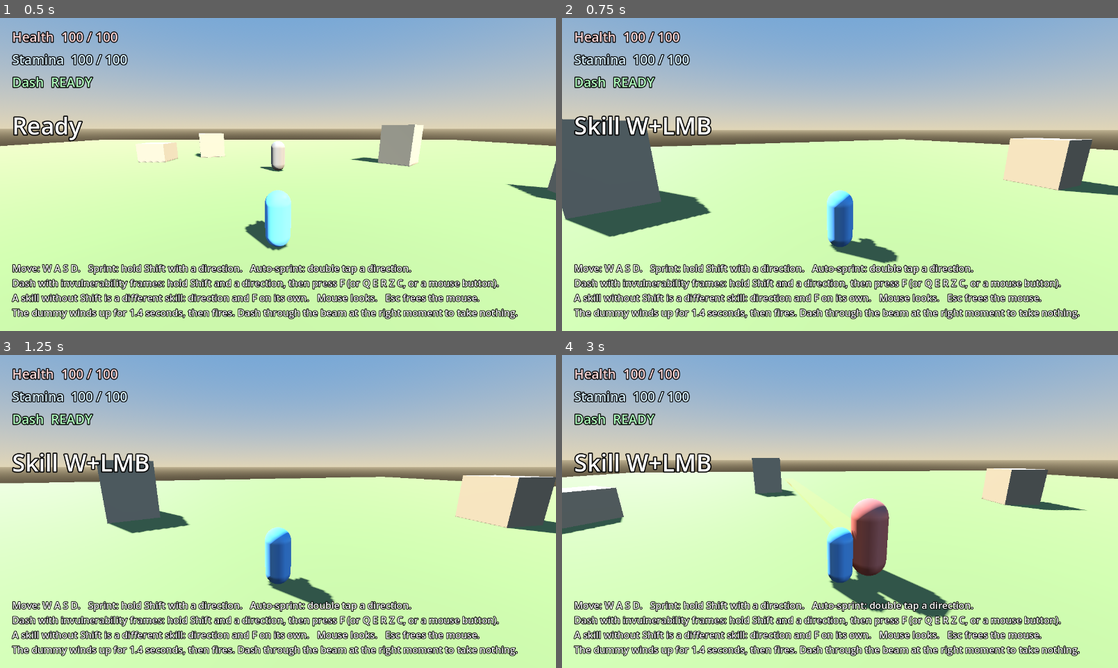
Above: before the commit, frames 1-4 (two rows, left to right).
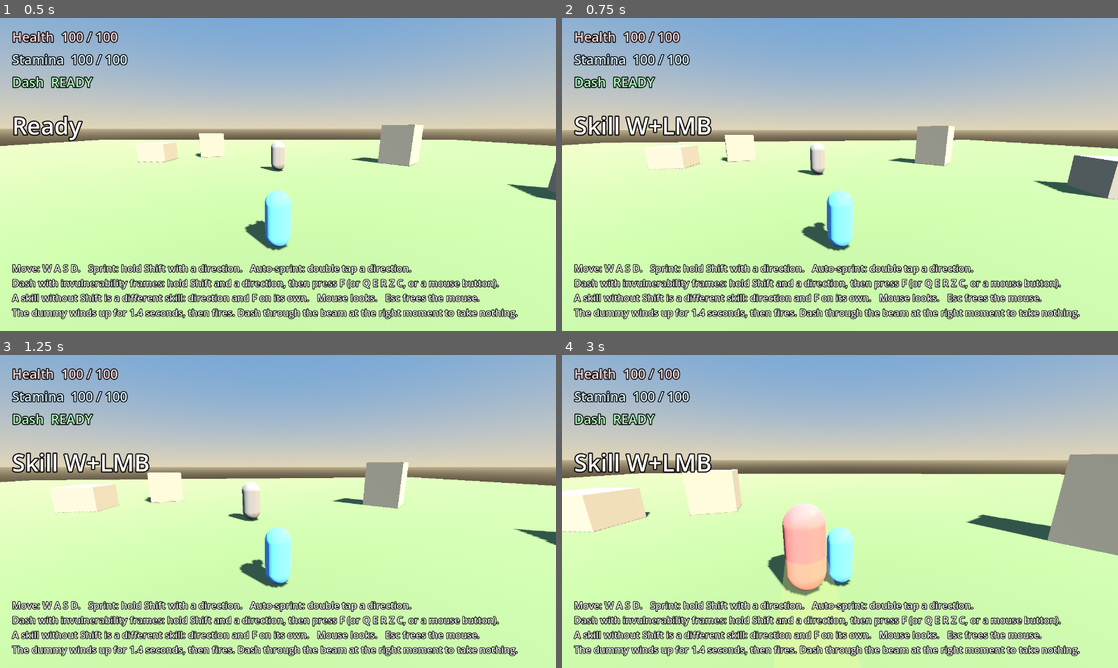
Above: after the commit, the same moments.

Repository: Trollz1004/dream-online
Game: Godot game, scene res://Main.tscn
The game is run twice, just before and just after one commit, with the same random seed, the same clock (stepped at 60 frames per second) and the same inputs.
Inputs (mouse positions are in pixels of both pictures, inside the frame that each line leads up to):
- Up to frame 1 (0.5 s): no input
- Up to frame 2 (0.75 s): tap Enter at 0.5 s; move the mouse to (867, 174) at 0.52 s; hold W from 0.53 s (still down); tap Q at 0.6 s; click (867, 174) at 0.67 s
- Up to frame 3 (1.25 s): keep holding W
- Up to frame 4 (3 s): keep holding W; move the mouse to (812, 511) at 1.27 s; tap E at 1.35 s; move the mouse to (851, 505) at 2.02 s; tap R at 2.1 s; move the mouse to (834, 517) at 2.77 s; tap F at 2.85 s; click (834, 517) at 2.92 s

Frame 1 is identical in both runs. In frame 2, 13% of the frame differs, in the area x 0-100%, y 32-79%; in frame 3, 9.1%; in frame 4, 15%, in the area x 0-100%, y 31-84%.

Commit message:
game(godot): the camera stays where the mouse put it; docs: Gemini's character design lane
Joshua reported that looking left and pressing W should move the
character the way the camera faces. It did not, because the camera arm
hung off the character body and the body turned to face movement, so
the view swung around on its own.

Only the visible body turns now; the character node never rotates, and
the camera arm sits in world space. The camera-relative rule moved into
its own testable function. A picture then showed the character walking
backwards, because the front of a model is its -Z side, so the facing
angle was worked out from the wrong axis. Both are fixed and both are
locked behind tests: 35 checks, all passing, including one that fails
if the body ever rotates again.

A demo flag drives scripted movement for pictures, so the camera can be
checked without a person at the keyboard.

Also adds Gemini's lane brief. Joshua's decision of 2026-09-20: Claude's
usage goes to functionality and character visual design goes to Gemini.
The brief carries the originality rule, the licence rule, the world
direction, what the combat needs from a design, the accessibility
requirements, the Godot technical budgets, the shape of a character
brief, and how work is handed back to a judge lane.

Co-Authored-By: Claude Opus 5 (1M context) <noreply@anthropic.com>

Diff:
--- /dev/null
+++ b/game/godot/DreamSlice/scripts/movement.gd
@@ -0,0 +1,14 @@
+extends RefCounted
+
+# Which way is forward is decided by the camera, never by the way the character
+# body happens to be turned. Looking left and pressing W moves the character the
+# way the camera faces.
+#
+# Kept as a plain function with no node behind it so the rule can be tested
+# headlessly and reused by anything that needs it.
+
+static func camera_relative(input: Vector3, yaw: float) -> Vector3:
+	var flat := Vector3(input.x, 0.0, input.z)
+	if flat.length() < 0.0001:
+		return Vector3.ZERO
+	return (Basis(Vector3.UP, yaw) * flat.normalized()).normalized()
--- a/game/godot/DreamSlice/scripts/player.gd
+++ b/game/godot/DreamSlice/scripts/player.gd
@@ -10,6 +10,7 @@
 
 const DashState := preload("res://scripts/dash_state.gd")
 const Combo := preload("res://scripts/combo.gd")
+const Movement := preload("res://scripts/movement.gd")
 
 const WALK_SPEED := 5.5
 const SPRINT_SPEED := 9.5
@@ -29,6 +30,7 @@
 var _yaw := 0.0
 var _pitch := -0.22
 var _spring: SpringArm3D
+var _visual: Node3D
 var _mesh: MeshInstance3D
 var _material: StandardMaterial3D
 var _auto_sprint := false
@@ -37,6 +39,8 @@
 var _last_event := "Ready"
 var _event_age := 0.0
 var capture_mode := false
+var demo_move := Vector3.ZERO   # a scripted input, for pictures taken without a person
+var demo_yaw := 0.0
 
 const DIRECTION_KEYS := {KEY_W: "W", KEY_A: "A", KEY_S: "S", KEY_D: "D"}
 const ACTION_KEY_NAMES := {
@@ -51,6 +55,9 @@
 	var shape := CollisionShape3D.new()
 	shape.shape = capsule
 	add_child(shape)
+
+	_visual = Node3D.new()
+	add_child(_visual)
 
 	_mesh = MeshInstance3D.new()
 	var body := CapsuleMesh.new()
@@ -60,7 +67,7 @@
 	_material = StandardMaterial3D.new()
 	_material.albedo_color = Color(0.30, 0.55, 0.85)
 	_mesh.material_override = _material
-	add_child(_mesh)
+	_visual.add_child(_mesh)
 
 	# A nose block, so which way the character faces is obvious at a glance.
 	var nose := MeshInstance3D.new()
@@ -71,7 +78,7 @@
 	var nose_mat := StandardMaterial3D.new()
 	nose_mat.albedo_color = Color(0.95, 0.85, 0.45)
 	nose.material_override = nose_mat
-	add_child(nose)
+	_visual.add_child(nose)
 
 	_spring = SpringArm3D.new()
 	_spring.spring_length = 6.0
@@ -81,7 +88,9 @@
 	camera.current = true
 	_spring.add_child(camera)
 
-	if not capture_mode:
+	if capture_mode:
+		_yaw = demo_yaw
+	else:
 		Input.mouse_mode = Input.MOUSE_MODE_CAPTURED
 
 
@@ -136,6 +145,8 @@
 
 
 func _input_vector() -> Vector3:
+	if capture_mode and demo_move != Vector3.ZERO:
+		return demo_move.normalized()
 	var v := Vector3.ZERO
 	if Input.is_key_pressed(KEY_W):
 		v.z -= 1.0
@@ -149,8 +160,7 @@
 
 
 func _camera_relative(v: Vector3) -> Vector3:
-	var basis := Basis(Vector3.UP, _yaw)
-	return (basis * v).normalized()
+	return Movement.camera_relative(v, _yaw)
 
 
 func _try_skill(action_key: String) -> void:
@@ -232,8 +242,11 @@
 func _face_movement(delta: float) -> void:
 	var flat := Vector3(velocity.x, 0.0, velocity.z)
 	if flat.length() > 0.5:
-		var wanted := atan2(flat.x, flat.z)
-		rotation.y = lerp_angle(rotation.y, wanted, clampf(12.0 * delta, 0.0, 1.0))
+		# Only the visible body turns. The character node itself never rotates,
+		# because the camera arm hangs off it and would swing with every turn.
+		# The front of the model is its -Z side, hence the negatives.
+		var wanted := atan2(-flat.x, -flat.z)
+		_visual.rotation.y = lerp_angle(_visual.rotation.y, wanted, clampf(12.0 * delta, 0.0, 1.0))
 
 
 func _tint() -> void:
--- a/game/godot/DreamSlice/scripts/world.gd
+++ b/game/godot/DreamSlice/scripts/world.gd
@@ -15,6 +15,8 @@
 
 var _capture_path := ""
 var _capture_at := 2.0
+var _demo_move := Vector3.ZERO
+var _demo_yaw := 0.0
 
 
 func _ready() -> void:
@@ -33,6 +35,8 @@
 	dummy.player = player
 	add_child(dummy)
 	player.capture_mode = _capture_path != ""
+	player.demo_move = _demo_move
+	player.demo_yaw = _demo_yaw
 	if _capture_path != "":
 		_capture_after(_capture_at)
 
@@ -47,6 +51,12 @@
 			_capture_path = args[i + 1]
 		if args[i] == "--at" and i + 1 < args.size():
 			_capture_at = float(args[i + 1])
+		if args[i] == "--move" and i + 1 < args.size():
+			var pair := args[i + 1].split(",")
+			if pair.size() == 2:
+				_demo_move = Vector3(float(pair[0]), 0.0, float(pair[1]))
+		if args[i] == "--yaw" and i + 1 < args.size():
+			_demo_yaw = float(args[i + 1])
 
 
 func _capture_after(seconds: float) -> void:
--- a/game/godot/DreamSlice/tests/run_tests.gd
+++ b/game/godot/DreamSlice/tests/run_tests.gd
@@ -21,6 +21,8 @@
 	_test_dash_windows()
 	_test_dash_gating()
 	_test_combo_grammar()
+	_test_camera_relative()
+	_test_body_does_not_spin_the_camera()
 	print("passed: %d  failed: %d" % [passed, failed])
 	quit(1 if failed > 0 else 0)
 
@@ -99,3 +101,58 @@
 		and Combo.ACTION_KEYS.has("LMB") and Combo.ACTION_KEYS.has("RMB"))
 	check("a key that is not an action key does not make a skill",
 		Combo.resolve("W", true, "X") == Combo.MOVEMENT)
+
+
+# The camera decides which way "forward" is. Looking left and pressing W must
+# move the character the way the camera faces, not the way the body happens to
+# be turned.
+func _test_camera_relative() -> void:
+	print("camera relative movement")
+	var Movement := load("res://scripts/movement.gd")
+
+	var straight: Vector3 = Movement.camera_relative(Vector3(0.0, 0.0, -1.0), 0.0)
+	check("with the camera facing ahead, W goes forward", straight.is_equal_approx(Vector3(0.0, 0.0, -1.0)))
+
+	var looked_left: Vector3 = Movement.camera_relative(Vector3(0.0, 0.0, -1.0), PI / 2.0)
+	check("after looking a quarter turn left, W follows the camera",
+		looked_left.is_equal_approx(Vector3(-1.0, 0.0, 0.0)))
+
+	var strafe: Vector3 = Movement.camera_relative(Vector3(1.0, 0.0, 0.0), PI / 2.0)
+	# A quarter turn left points the camera down -X, so the camera's right hand
+	# side is -Z. Worked out from the rotation, not guessed.
+	check("strafing turns with the camera too", strafe.is_equal_approx(Vector3(0.0, 0.0, -1.0)))
+
+	var still: Vector3 = Movement.camera_relative(Vector3.ZERO, 1.0)
+	check("no keys held means no movement", still == Vector3.ZERO)
+
+	check("the result is always flat on the ground",
+		absf(Movement.camera_relative(Vector3(0.3, 0.9, -1.0), 0.7).y) < 0.0001)
+
+
+# The bug Joshua caught on 2026-09-20: the camera arm hung off the character
+# body, and the body turned to face movement, so the view swung around on its
+# own and camera-relative movement drifted. The body must never rotate.
+func _test_body_does_not_spin_the_camera() -> void:
+	print("the camera does not swing with the body")
+	var player = load("res://scripts/player.gd").new()
+	player.capture_mode = true
+	# A node built by a test runner never enters the tree, so _ready has to be
+	# called by hand or none of its parts exist.
+	player._ready()
+
+	player.velocity = Vector3(4.0, 0.0, 0.0)
+	player._face_movement(0.5)
+
+	check("the character node never rotates", absf(player.rotation.y) < 0.0001)
+	check("the visible body turns instead", absf(player._visual.rotation.y) > 0.01)
+	# The model's front is its -Z side, so facing must be worked out from that or
+	# the character walks backwards. Caught in a picture on 2026-09-20.
+	var facing: Vector3 = Basis(Vector3.UP, player._visual.rotation.y) * Vector3(0.0, 0.0, -1.0)
+	check("the body faces the way it is travelling", facing.is_equal_approx(Vector3(1.0, 0.0, 0.0)))
+
+	var before: float = player._spring.rotation.y
+	player._face_movement(0.5)
+	check("turning to face movement leaves the camera where it was",
+		absf(player._spring.rotation.y - before) < 0.0001)
+
+	player.free()
Not shown, added: docs/handoffs/GEMINI-CHARACTER-DESIGN-2026-09-20.md
